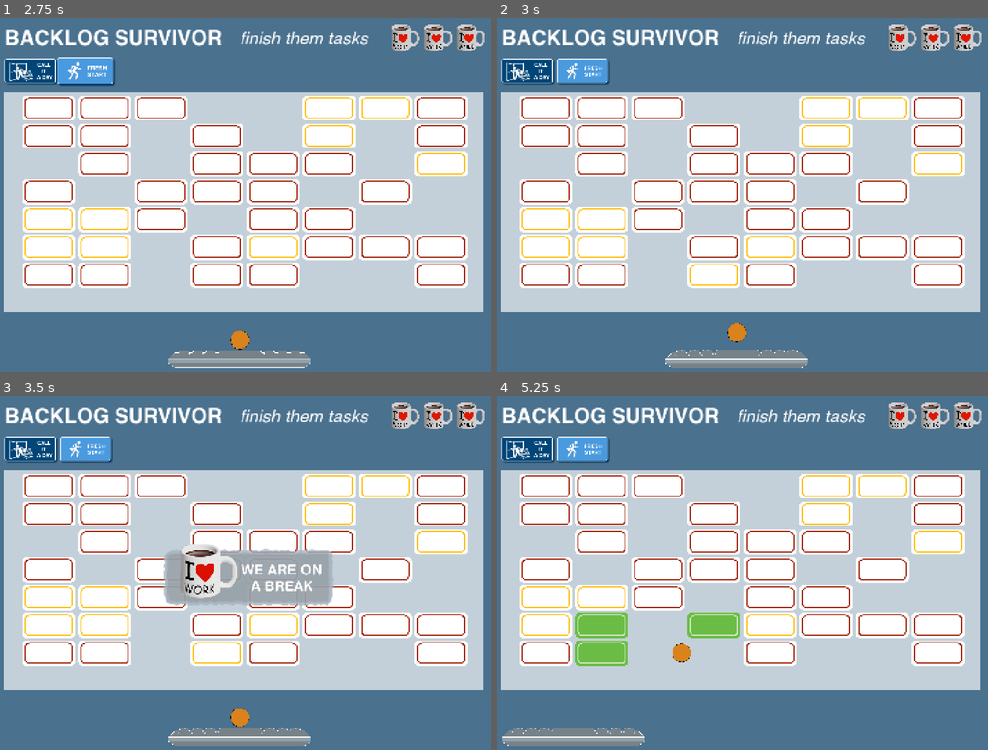
Above: before the commit, frames 1-4 (two rows, left to right).
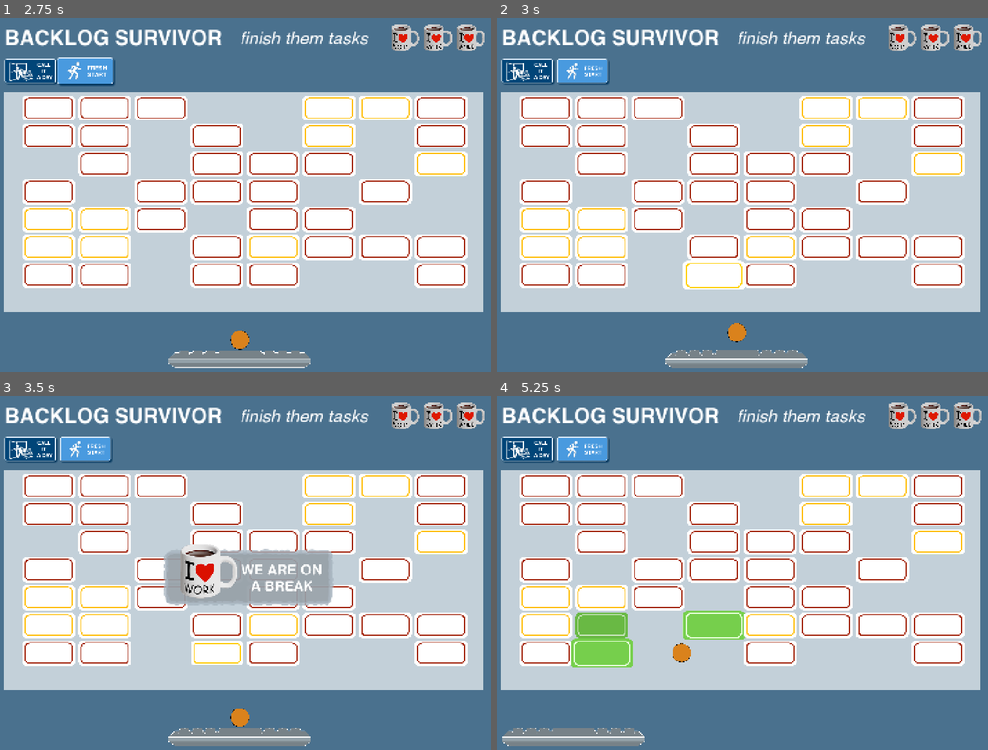
Above: after the commit, the same moments.

Repository: grkovalev/office-game
Game: Godot game, scene res://backlogarkanoid.tscn
Same seed, same stepped clock (60 frames per second), same inputs: the game is played once before the commit and once after it. This scene is started directly instead of the project's main scene.
Inputs (mouse positions are in pixels of both pictures, inside the frame that each line leads up to):
- Up to frame 1 (2.75 s): click (88, 74) at 0.5 s; click (88, 74) at 1.25 s; click (88, 74) at 2 s
- Up to frame 2 (3 s): tap Enter at 2.75 s; move the mouse to (708, 272) at 2.77 s; hold Up (ui_up) from 2.78 s (still down); tap R at 2.85 s; click (708, 272) at 2.92 s
- Up to frame 3 (3.5 s): keep holding Up (ui_up); tap Space at 3.02 s
- Up to frame 4 (5.25 s): release Up (ui_up) at 3.5 s; drag from (889, 629) to (708, 650) at 3.52 s; tap Space at 4.25 s; move the mouse to (580, 516) at 4.27 s; hold Left (ui_left) 4.28-5 s; tap R at 4.35 s; drag from (762, 573) to (580, 516) at 5.02 s

Frame 1 is identical in both runs. In frame 2, 0.4% of the frame differs, in the area x 37-51%, y 68-77%; in frame 3, 0.1%; in frame 4, 0.8%, in the area x 15-51%, y 60-77%.

Commit message:
tween to show hit impact on bricks

Diff:
--- a/backlog_brick.gd
+++ b/backlog_brick.gd
@@ -9,9 +9,16 @@
 var blink_texture_3: Texture2D = null
 ## Duration per blink frame in seconds (~0.06–0.08 feels good).
 var blink_duration: float = 0.07
+## Impact tween: scale punch duration in seconds.
+var impact_duration: float = 0.08
+## Impact tween: max scale (e.g. 1.2 = 20% bigger at peak).
+var impact_scale: float = 1.2
+## Impact tween: modulate flash (e.g. 1.4 = brief brighten). 0 = no flash.
+var impact_modulate_peak: float = 1.35
 
 ## Call when the ball hits this brick. Returns true if the brick should be removed, false if it only got damaged.
 func take_hit() -> bool:
+	_play_impact_tween()
 	hits_left -= 1
 	if hits_left <= 0:
 		return true
@@ -21,6 +28,23 @@
 				(child as Sprite2D).texture = cracked_texture
 				break
 	return false
+
+func _play_impact_tween() -> void:
+	var sprite: Sprite2D = _get_sprite()
+	if sprite == null:
+		return
+	var start_scale: Vector2 = sprite.scale
+	var start_mod: Color = sprite.modulate
+	var tween := create_tween()
+	tween.set_ease(Tween.EASE_OUT)
+	tween.set_trans(Tween.TRANS_BACK)
+	# Scale punch: grow then back
+	tween.tween_property(sprite, "scale", start_scale * impact_scale, impact_duration * 0.4)
+	tween.tween_property(sprite, "scale", start_scale, impact_duration * 0.6).set_ease(Tween.EASE_OUT).set_trans(Tween.TRANS_BACK)
+	if impact_modulate_peak > 0.0:
+		var peak_mod := Color(start_mod.r * impact_modulate_peak, start_mod.g * impact_modulate_peak, start_mod.b * impact_modulate_peak, start_mod.a)
+		tween.parallel().tween_property(sprite, "modulate", peak_mod, impact_duration * 0.25)
+		tween.parallel().tween_property(sprite, "modulate", start_mod, impact_duration * 0.75).set_delay(impact_duration * 0.25)
 
 ## Play blink (frame 2 → frame 3) then queue_free. Call when brick is being removed.
 func play_destroy_animation() -> void:
